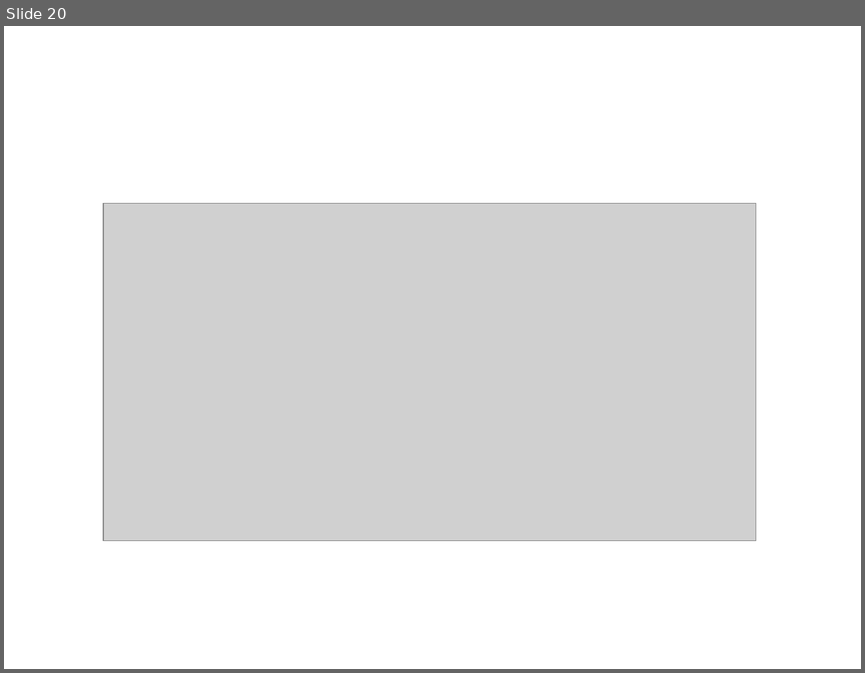
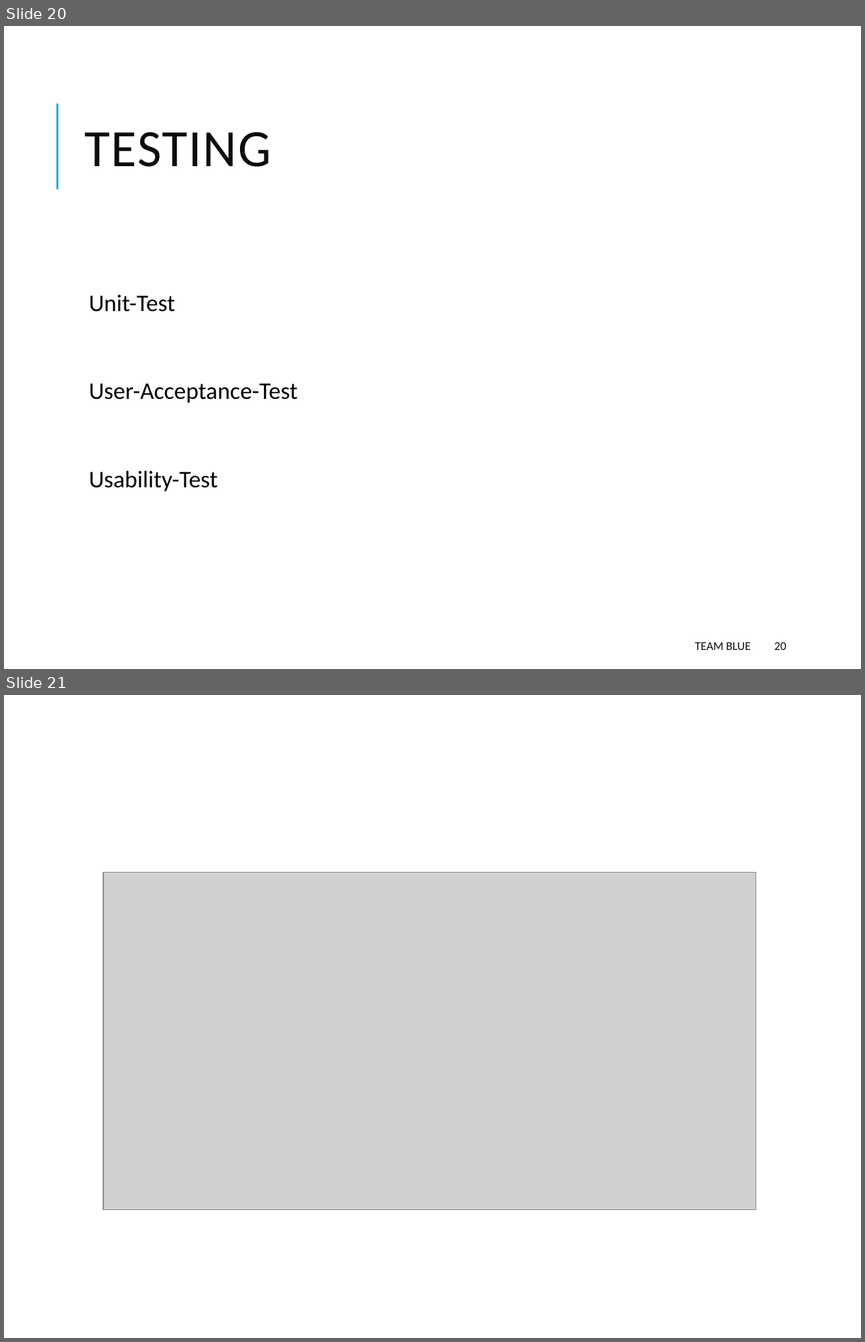
Before and after one commit to Hyferion/ch.bfh.bti7081.s2018.blue, a slide deck: Docs/task02/Task 2.pptx. Shown one above the other, each under a label of ours: slide 20 before the commit, slides 20 and 21 after it. The pictures are 865x673 and 865x1342 pixels, drawn with LibreOffice and Linux fonts; fonts in the diff are those of the drawing; grey boxes stand for pictures. Boxes give left, top, right and bottom in pixels: in the first picture for what was removed or moved away, otherwise in the second. Text is boxed around its words. In the diff, an @@ line names an element or a change of style, - is before the commit and + after.

Commit message:
Testing

```diff
--- a/Docs/task02/Task 2.pptx
+++ b/Docs/task02/Task 2.pptx
@@ slide 20 added at bbox=[4, 26, 861, 669], background #FFFFFF @@
@@ line added from (57, 189) to (57, 103), #1CADE4 1.5 pt @@
@@ title added at bbox=[84, 132, 271, 167], 44 pt, text #0D0D0D @@
+TESTING
@@ text added at bbox=[89, 295, 298, 491], 20 pt, text #000000 @@
+  Unit-Test
+  User-Acceptance-Test
+  Usability-Test
@@ text added at bbox=[695, 641, 751, 650], 10 pt, text #0D0D0D @@
+TEAM BLUE
@@ page number added at bbox=[774, 641, 787, 650], 10 pt, text #0D0D0D @@
+20
@@ what was slide 20 is now slide 21 @@
```
Also in this commit, not shown: 1 slide changed.
